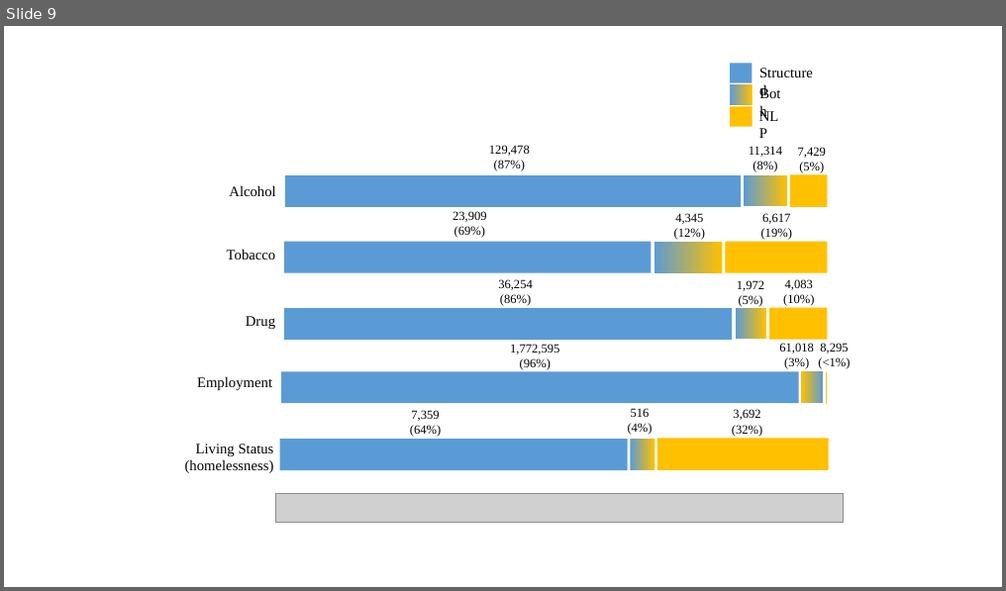
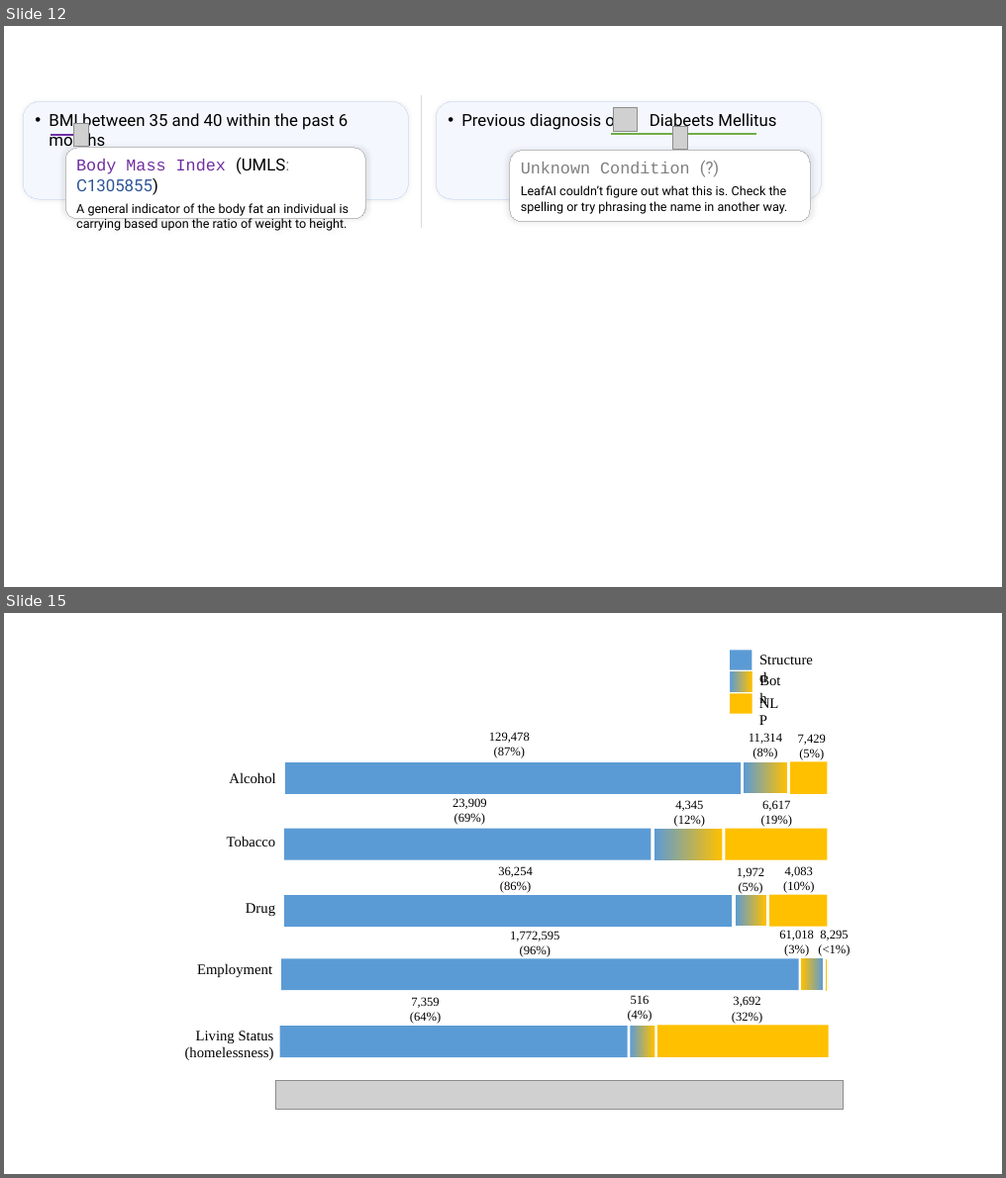
Before and after one commit to ndobb/dissertation, a slide deck: 2_query_gen/paper2_figures.pptx. Shown one above the other, each under a label of ours: slide 9 before the commit, slides 12 and 15 after it; the slides between them are not shown. The pictures are 1006x591 and 1006x1178 pixels, drawn with LibreOffice and Linux fonts; fonts in the diff are those of the drawing; grey boxes stand for pictures. Boxes give left, top, right and bottom in pixels: in the first picture for what was removed or moved away, otherwise in the second. Text is boxed around its words. In the diff, an @@ line names an element or a change of style, - is before the commit and + after.

```diff
--- a/2_query_gen/paper2_figures.pptx
+++ b/2_query_gen/paper2_figures.pptx
@@ slide 12 added at (4, 26, 1002, 587), background #FFFFFF @@
@@ rounded rectangle added at (23, 101, 408, 199), fill #F4F8FE, outline #DAE3F3 0.75 pt, 16 pt, text #000000 @@
+• BMI between 35 and 40 within the past 6 months
@@ line added from (422, 95) to (422, 228), #D9D9D9 0.5 pt @@
@@ rounded rectangle added at (436, 101, 822, 199), fill #F4F8FE, outline #DAE3F3 0.75 pt, 16 pt, text #000000 @@
+• Previous diagnosis of Diabeets Mellitus
@@ picture added at (614, 107, 638, 131) @@
@@ line added from (51, 135) to (81, 135), #7030A0 2.25 pt @@
@@ picture added at (73, 123, 89, 147) @@
@@ line added from (611, 135) to (757, 135), #70AD47 2.25 pt @@
@@ picture added at (672, 126, 688, 150) @@
@@ rounded rectangle added at (65, 148, 365, 219), fill #FFFFFF, outline #BFBFBF 0.75 pt, 12 pt, text #000000 @@
+Body Mass Index (UMLS: C1305855)
+A general indicator of the body fat an individual is carrying based upon the ratio of weight to height.
@@ rounded rectangle added at (510, 151, 810, 221), fill #FFFFFF, outline #BFBFBF 0.75 pt, 12 pt, text #000000 @@
+Unknown Condition (?)
+LeafAI couldn’t figure out what this is. Check the spelling or try phrasing the name in another way.
@@ what was slide 9 is now slide 15 @@
```
Also in this commit, not shown: 5 other slides added, 1 slide removed, 3 other files.
